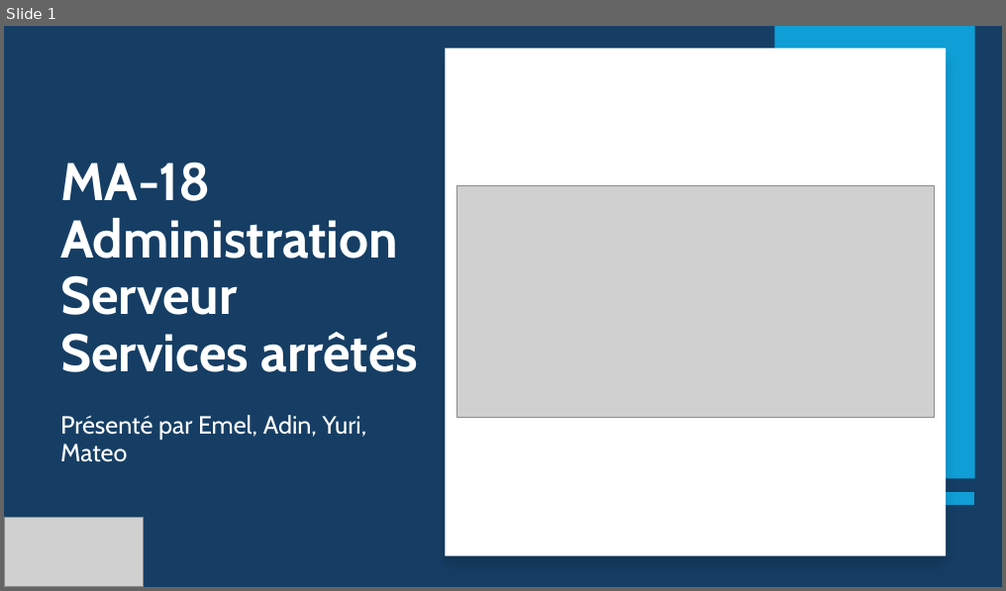
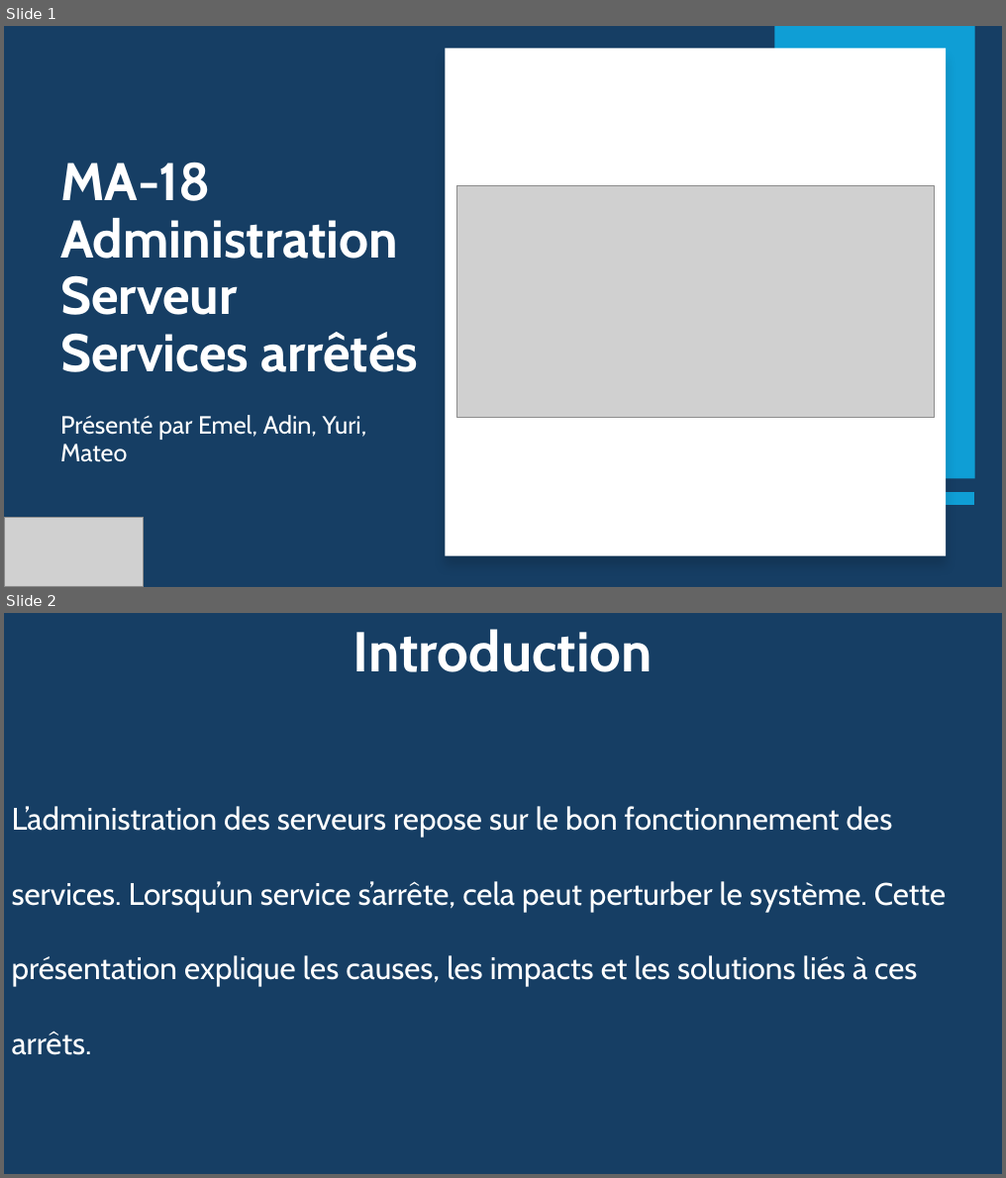
Before and after one commit to yyl05/PowerShell_MA-18, a slide deck: Administration_serveur/Exercices/PowerPoint PowerShell.pptx. Shown one above the other, each under a label of ours: slide 1 before the commit, slides 1 and 2 after it. The pictures are 1006x591 and 1006x1178 pixels, drawn with LibreOffice and Linux fonts; fonts in the diff are those of the drawing; grey boxes stand for pictures. Boxes give left, top, right and bottom in pixels: in the first picture for what was removed or moved away, otherwise in the second. Text is boxed around its words. In the diff, an @@ line names an element or a change of style, - is before the commit and + after.

```diff
--- a/Administration_serveur/Exercices/PowerPoint PowerShell.pptx
+++ b/Administration_serveur/Exercices/PowerPoint PowerShell.pptx
@@ slide 2 added at (4, 613, 1002, 1174), background #163E64 @@
@@ title added at (353, 629, 652, 672), 54 pt, text #FFFFFF, bold @@
+Introduction
@@ subtitle added at (12, 806, 945, 1056), 30 pt, text #FFFFFF @@
+L’administration des serveurs repose sur le bon fonctionnement des services. Lorsqu’un service s’arrête, cela peut perturber le système. Cette présentation explique les causes, les impacts et les solutions liés à ces arrêts.
```
Also in this commit, not shown: 6 slides changed, 1 other slide added.
